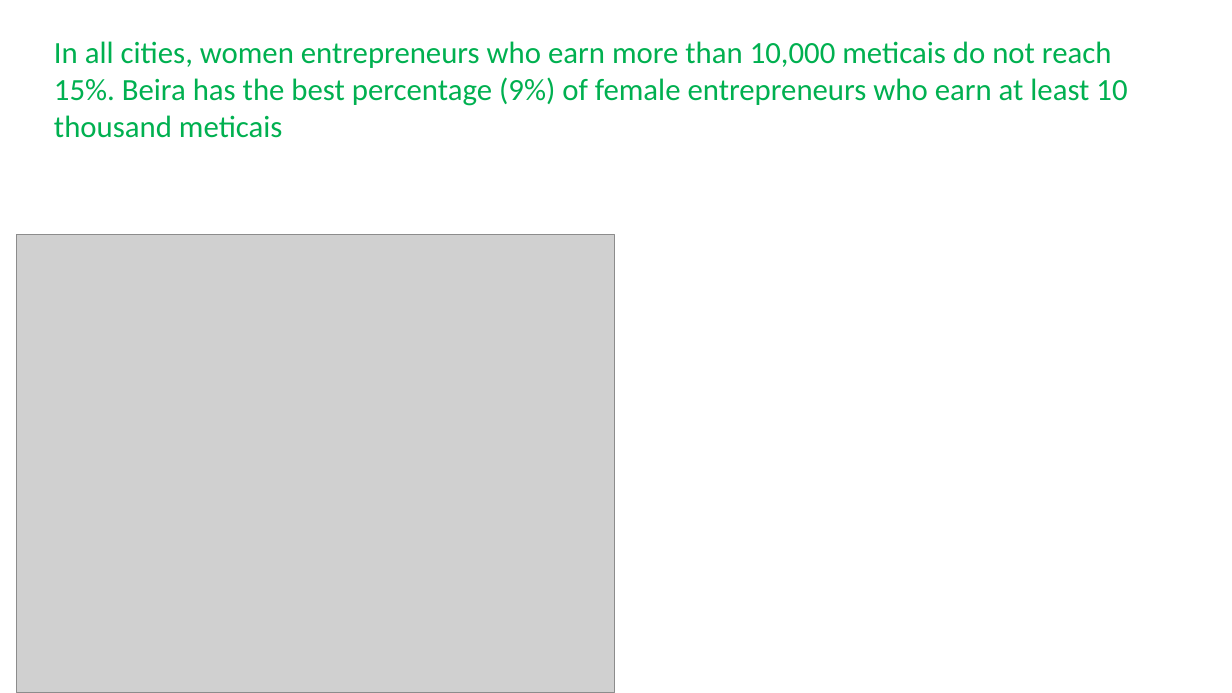
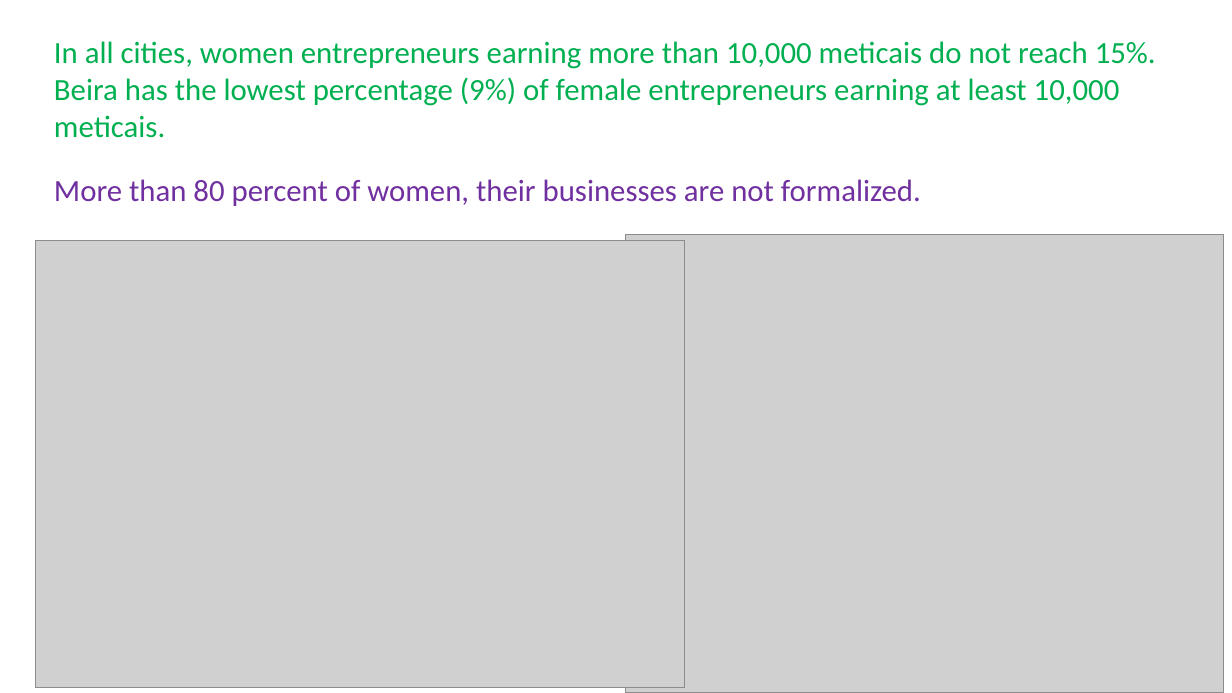
Before and after one commit to nhanombedercio/Realiza, a slide deck: slide 5 of Report_REALIZA_Entrepreneurs profile from Mobilization.pptx (slide 4 before the commit). Drawn at 1232x693 pixels with LibreOffice and Linux fonts; fonts in the diff are those of the drawing; grey boxes stand for pictures. Boxes give left, top, right and bottom in pixels: in the first picture for what was removed or moved away, otherwise in the second. Text is boxed around its words. In the diff, an @@ line names an element or a change of style, - is before the commit and + after.

```diff
--- a/Report_REALIZA_Entrepreneurs profile from Mobilization.pptx
+++ b/Report_REALIZA_Entrepreneurs profile from Mobilization.pptx
@@ text at (54, 41, 1156, 138): text changed @@
-In all cities, women entrepreneurs who earn more than 10,000 meticais do not reach 15%. Beira has the best percentage (9%) of female entrepreneurs who earn at least 10 thousand meticais
+In all cities, women entrepreneurs earning more than 10,000 meticais do not reach 15%. Beira has the lowest percentage (9%) of female entrepreneurs earning at least 10,000 meticais.
@@ text added at (54, 179, 921, 206), 24 pt, text #7030A0 @@
+More than 80 percent of women, their businesses are not formalized.
@@ picture: place and size @@
-picture at (17, 235, 616, 693)
+picture at (626, 235, 1225, 693)
@@ picture added at (36, 240, 685, 688) @@
```
Also in this commit, not shown: 1 slide added, 4 other files.
